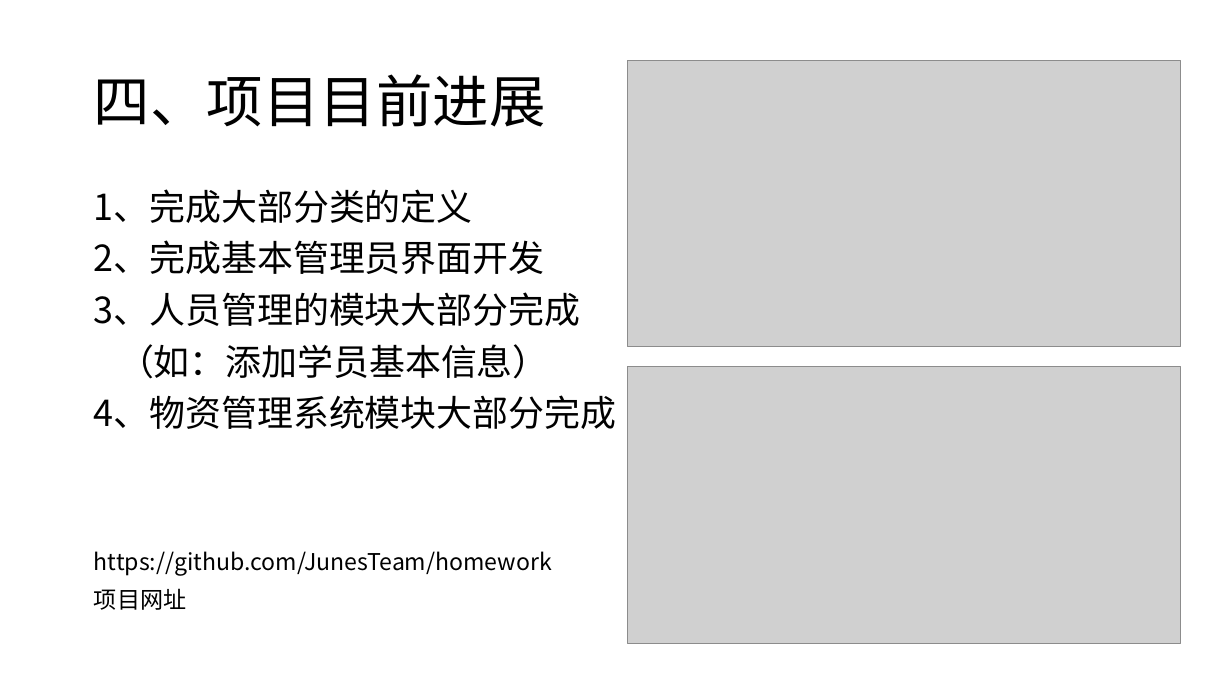
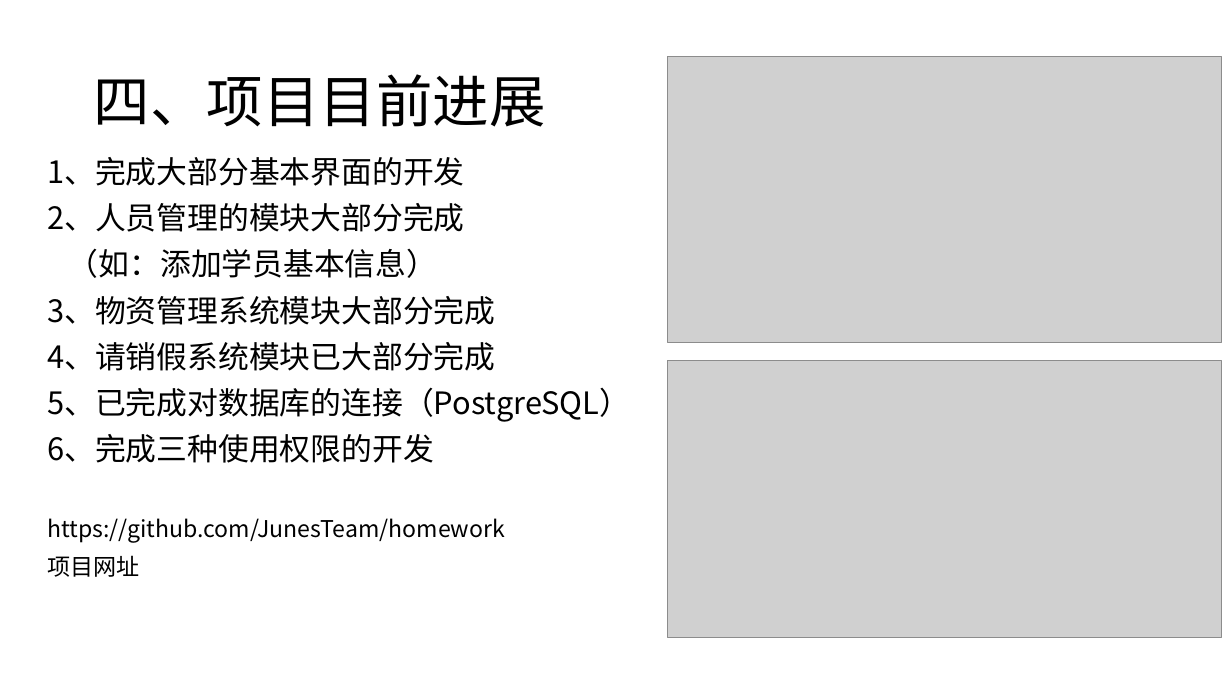
Before and after one commit to JunesTeam/homework, a slide deck: slide 13 of 文档/第12组作业四：项目进展汇报.pptx (slide 12 before the commit). Drawn at 1232x693 pixels with LibreOffice and Linux fonts; fonts in the diff are those of the drawing; grey boxes stand for pictures. Boxes give left, top, right and bottom in pixels: in the first picture for what was removed or moved away, otherwise in the second. Text is boxed around its words. In the diff, an @@ line names an element or a change of style, - is before the commit and + after.

```diff
--- a/文档/第12组作业四：项目进展汇报.pptx
+++ b/文档/第12组作业四：项目进展汇报.pptx
@@ picture: place and size @@
-picture at (628,60,1181,347)
+picture at (668,56,1222,343)
@@ text "1、完成大部分基本界面的开发": place and size @@
-text "1、完成大部分基本界面的开发" at (94,189,616,610)
+text "1、完成大部分基本界面的开发" at (47,157,630,577)
@@ text at (47,157,465,232): text changed; size 28 to 24 pt @@
-1、完成大部分类的定义
-2、完成基本管理员界面开发
-3、人员管理的模块大部分完成
+1、完成大部分基本界面的开发
+2、人员管理的模块大部分完成
@@ text at (68,248,438,278): size 28 to 24 pt in "（如：添加学员基本信息）" @@
@@ text at (47,296,630,463): text changed; size 28 to 24 pt @@
-4、物资管理系统模块大部分完成
+3、物资管理系统模块大部分完成
+4、请销假系统模块已大部分完成
+5、已完成对数据库的连接（PostgreSQL）
+6、完成三种使用权限的开发
@@ picture: place and size @@
-picture at (628,366,1181,643)
+picture at (668,361,1222,639)
```
Also in this commit, not shown: 5 other slides changed, 1 slide added, 4 other files.
